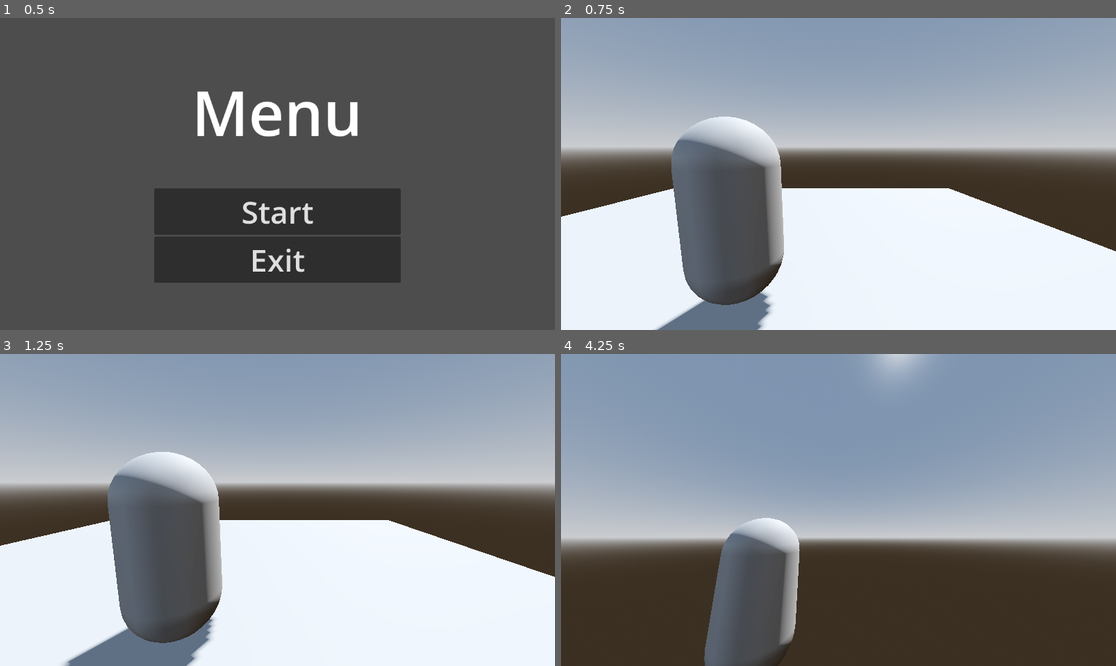
Above: before the commit, frames 1-4 (two rows, left to right).
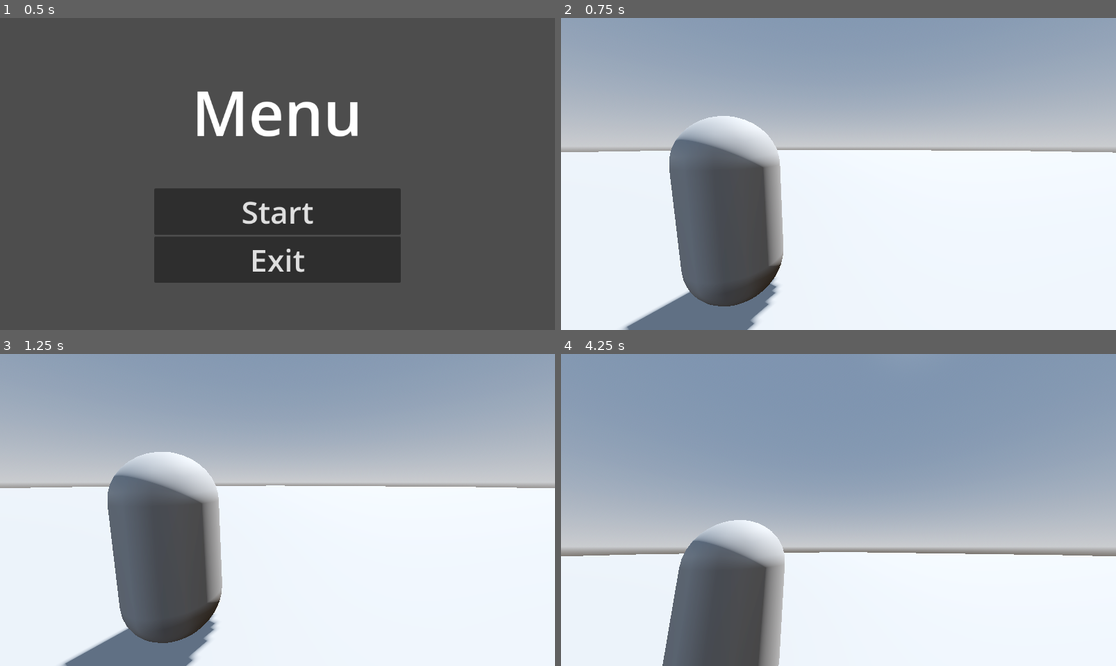
Above: after the commit, the same moments.

Repository: KamiNuke/the-ex-machina
Game: Godot game, scene res://src/states/menu.tscn
The game is run twice, just before and just after one commit, with the same random seed, the same clock (stepped at 60 frames per second) and the same inputs.
Inputs (mouse positions are in pixels of both pictures, inside the frame that each line leads up to):
- Up to frame 1 (0.5 s): no input
- Up to frame 2 (0.75 s): click "Start" at 0.5 s
- Up to frame 3 (1.25 s): no input
- Up to frame 4 (4.25 s): move the mouse to (866, 510) at 1.27 s; hold Shift (shift) 1.28-2.03 s; hold W (up) from 1.28 s (still down); move the mouse to (810, 510) at 2.02 s; tap Space (space) at 2.1, 3.6 s; move the mouse to (849, 503) at 2.77 s; hold Shift (shift) 2.78-3.53 s; move the mouse to (832, 516) at 3.52 s

Frame 1 is identical in both runs. In frame 2, 15% of the frame differs, in the area x 0-100%, y 31-100%; in frame 3, 12%; in frame 4, 39%, in the area x 0-100%, y 0-100%.

Commit message:
updated dev map

Diff:
--- a/src/states/default.tscn
+++ b/src/states/default.tscn
@@ -16,6 +16,12 @@
 tonemap_mode = 2
 glow_enabled = true
 
+[sub_resource type="BoxMesh" id="BoxMesh_hjvbs"]
+size = Vector3(10, 10, 10)
+
+[sub_resource type="BoxMesh" id="BoxMesh_feaac"]
+size = Vector3(10, 50, 10)
+
 [node name="default" type="Node"]
 script = ExtResource("1_hjvbs")
 
@@ -28,7 +34,20 @@
 
 [node name="Player" parent="." instance=ExtResource("1_2evji")]
 
-[node name="CSGBox3D" type="CSGBox3D" parent="."]
-transform = Transform3D(1, 0, 0, 0, 1, 0, 0, 0, 1, -0.0818787, -1.30185, 0.00302124)
+[node name="CSGCylinder3D" type="CSGCylinder3D" parent="."]
+transform = Transform3D(1, 0, 0, 0, 1, 0, 0, 0, 1, 0, -1.07695, 0)
 use_collision = true
-size = Vector3(12.3452, 0.001, 13.1465)
+radius = 100.0
+height = 0.01
+
+[node name="MeshInstance3D" type="MeshInstance3D" parent="."]
+transform = Transform3D(1, 0, 0, 0, 0.585552, 0.810635, 0, -0.810635, 0.585552, -0.729868, 5.76205, 16.1318)
+mesh = SubResource("BoxMesh_hjvbs")
+
+[node name="MeshInstance3D2" type="MeshInstance3D" parent="."]
+transform = Transform3D(1, 0, 0, 0, 0.585552, 0.810635, 0, -0.810635, 0.585552, -0.729868, 5.76205, 28.2813)
+mesh = SubResource("BoxMesh_hjvbs")
+
+[node name="MeshInstance3D3" type="MeshInstance3D" parent="."]
+transform = Transform3D(1, 0, 0, 0, -0.998905, -0.0467926, 0, 0.0467926, -0.998905, -0.729868, 23.3233, 22.727)
+mesh = SubResource("BoxMesh_feaac")
Not shown: 1 places in src/states/default.tscn that only renumber resources
